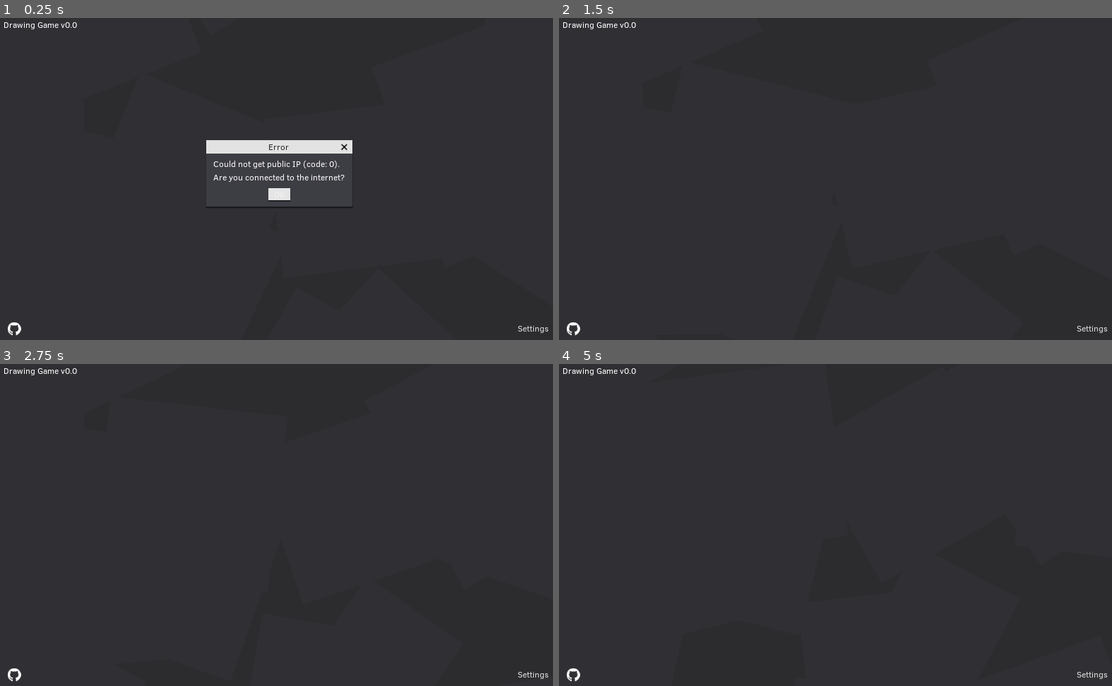
Above: before the commit, frames 1-4 (two rows, left to right).
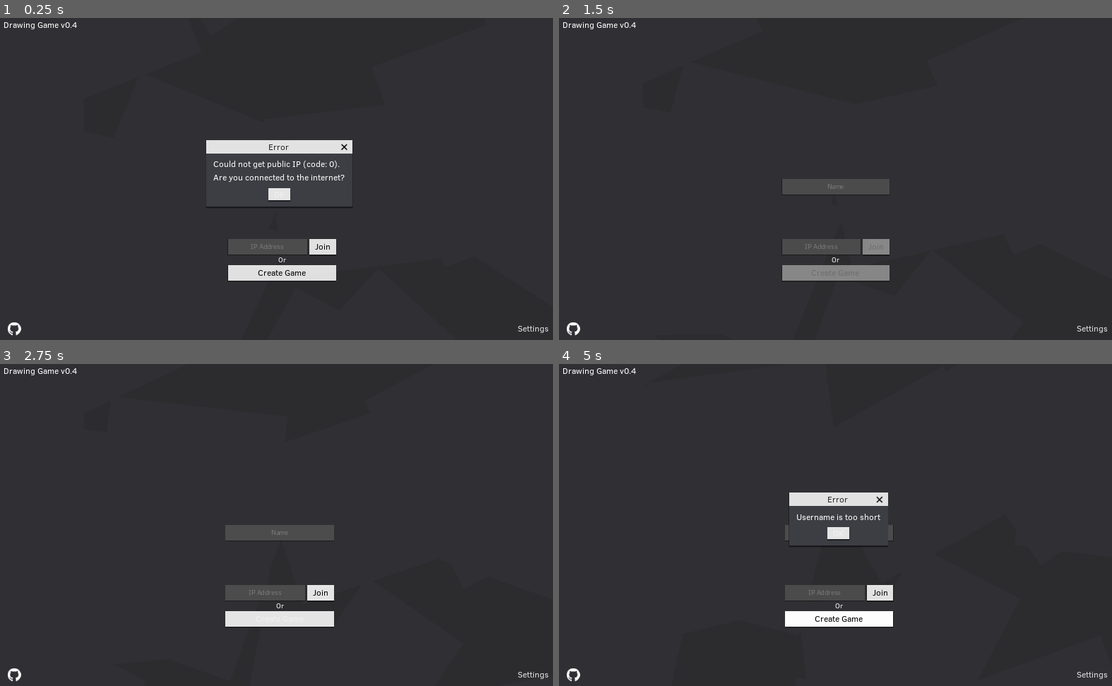
Above: after the commit, the same moments.

Repository: rednir/DrawingGame
Game: Godot game, scene res://Scenes/MainMenu.tscn
Two runs of this game, one before a commit and one after it. Both use one fixed random seed, a clock stepped at 60 frames per second and the inputs below. Sound files missing from this copy of the repository are replaced by a short silence.
Inputs (mouse positions are in pixels of both pictures, inside the frame that each line leads up to):
- Up to frame 1 (0.25 s): no input
- Up to frame 2 (1.5 s): click "OK" at 0.5 s; click (841, 272) at 1.25 s, where only the run after the commit has a clickable "Create Game"
- Up to frame 3 (2.75 s): click (282, 534) at 2 s, where only the run after the commit has a clickable "OK"
- Up to frame 4 (5 s): click (841, 618) at 2.75 s, where only the run after the commit has a clickable "Create Game"; click (841, 534) at 3.5 s, where only the run after the commit has a clickable "OK"; click (841, 618) at 4.25 s, where only the run after the commit has a clickable "Create Game"

The runs differ from the first frame. In frame 1, 1.9% of the frame differs, in the area x 13-61%, y 1-82%; in frame 2, 2.8%; in frame 3, 2.8%; in frame 4, 2.9%.
Error before the commit: Invalid get index 'GAME_NAME' (on base: 'Node (Settings.gd)'). (res://Scripts/MainMenu/MainMenu.gd:25)

Commit message:
alert user if not on latest version

Diff:
--- a/Scripts/AutoLoads/Settings.gd
+++ b/Scripts/AutoLoads/Settings.gd
@@ -1,5 +1,43 @@
 extends Node
 
 
+const GAME_NAME = "Drawing Game"
+const GAME_VERSION = "v0.4"
+const REPO_PATH = "rednir/DrawingGame"
+const MIN_NAME_LENGTH = 2
+const MIN_WINDOW_SIZE = Vector2(512, 300)
+
+
+
 func _ready():
-	pass
+	OS.min_window_size = MIN_WINDOW_SIZE
+	OS.set_window_title("%s %s" % [GAME_NAME, GAME_VERSION])
+
+	check_if_latest_release()
+
+
+
+
+func check_if_latest_release():
+	var github_http_req = HTTPRequest.new()
+	Engine.get_main_loop().current_scene.add_child(github_http_req)
+	github_http_req.connect("request_completed", self, "on_github_req_completed")
+	github_http_req.request("https://api.github.com/repos/%s/releases/latest" % REPO_PATH)
+
+
+
+
+func on_github_req_completed(_result, response_code, _headers, body):
+	if response_code != HTTPClient.RESPONSE_OK:
+		return
+
+	var latest_release = JSON.parse(body.get_string_from_utf8()).result
+	if float(latest_release.tag_name.lstrip("v")) > float(GAME_VERSION.lstrip("v")):
+		Events.emit_signal("question", "You are not on the latest release.\nDownload %s?" % latest_release.tag_name)
+		Engine.get_main_loop().current_scene.get_node("ConfirmationDialog").get_ok().connect("pressed", self, "on_download_latest_confirmed")
+
+
+
+
+func on_download_latest_confirmed():
+	OS.shell_open("https://github.com/%s/releases/latest" % Settings.REPO_PATH)
